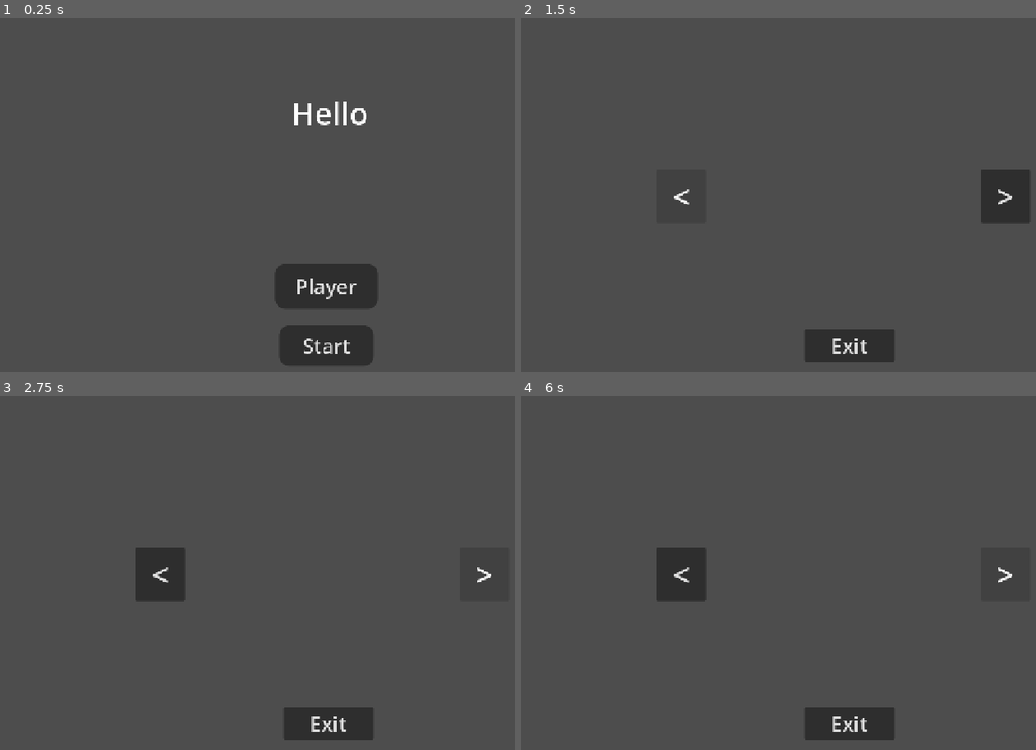
Above: before the commit, frames 1-4 (two rows, left to right).
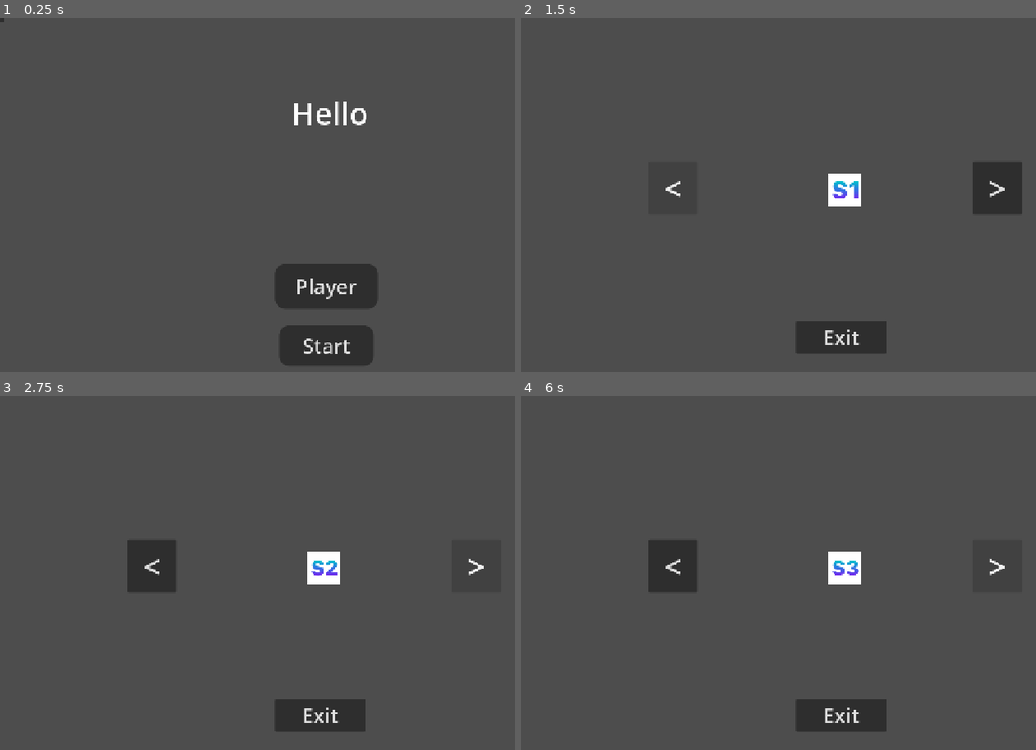
Above: after the commit, the same moments.

Repository: SebastianFiser/hc-haven-bounce-back
Game: Godot game, scene res://main_menu.tscn
The game is run twice, just before and just after one commit, with the same random seed, the same clock (stepped at 60 frames per second) and the same inputs.
Inputs:
- Up to frame 1 (0.25 s): no input
- Up to frame 2 (1.5 s): click "Player" at 0.5 s; click "<" at 1.25 s
- Up to frame 3 (2.75 s): click ">" at 2 s
- Up to frame 4 (6 s): click "<" at 2.75 s; click ">" at 3.5 s; click "<" at 4.25 s; click ">" at 5 s; tap Enter at 5.75 s

The runs differ from the first frame. In frame 1, less than 0.1% of the frame differs, in the area x 0-1%, y 0-2%; in frame 2, 2.8%, in the area x 28-99%, y 40-98%; in frame 3, 2.8%; in frame 4, 2.8%.

Commit message:
Menu

Diff:
--- a/PickPlayer.tscn
+++ b/PickPlayer.tscn
@@ -1,15 +1,19 @@
 [gd_scene format=3 uid="uid://ds0ojklrfanin"]
 
 [ext_resource type="Script" uid="uid://csl1p1llfox8" path="res://pick_player.gd" id="1_4fo2u"]
+[ext_resource type="Texture2D" uid="uid://cq75i2wff3j7s" path="res://Sprites/Untitled design-1.png" id="2_erie1"]
 
 [node name="PickPlayer" type="Node2D" unique_id=124473259]
+position = Vector2(24, 0)
 script = ExtResource("1_4fo2u")
 
 [node name="Buttons" type="Control" parent="." unique_id=404475655]
 layout_mode = 3
 anchors_preset = 0
-offset_right = 1280.0
-offset_bottom = 720.0
+offset_left = -40.0
+offset_top = -16.0
+offset_right = 1240.0
+offset_bottom = 704.0
 
 [node name="Left" type="Button" parent="Buttons" unique_id=352998542]
 layout_mode = 0
@@ -38,4 +42,16 @@
 theme_override_font_sizes/font_size = 40
 text = "Exit"
 
+[node name="Player" type="Control" parent="." unique_id=1455321706]
+layout_mode = 3
+anchors_preset = 0
+offset_right = 40.0
+offset_bottom = 40.0
+
+[node name="Sprite2D" type="Sprite2D" parent="Player" unique_id=791830611]
+position = Vector2(608, 336)
+texture = ExtResource("2_erie1")
+
+[connection signal="pressed" from="Buttons/Left" to="." method="_on_left_pressed"]
+[connection signal="pressed" from="Buttons/Right" to="." method="_on_right_pressed"]
 [connection signal="pressed" from="Buttons/Exit" to="." method="_on_exit_pressed"]
--- /dev/null
+++ b/Settings.tscn
@@ -0,0 +1,3 @@
+[gd_scene format=3 uid="uid://0riq5wi6bx3a"]
+
+[node name="Settings" type="Node2D" unique_id=1787514106]
--- a/main_menu.gd
+++ b/main_menu.gd
@@ -22,3 +22,7 @@
 func _on_player_pressed() -> void:
 	print("pressed player")
 	get_tree().change_scene_to_file("res://PickPlayer.tscn")
+
+
+func _on_settings_pressed() -> void:
+	get_tree().change_scene_to_file("res://Settings.tscn")
--- a/main_menu.tscn
+++ b/main_menu.tscn
@@ -22,6 +22,15 @@
 anchors_preset = 0
 offset_right = 1280.0
 offset_bottom = 720.0
+
+[node name="Label" type="Label" parent="Start" unique_id=2088382483]
+layout_mode = 0
+offset_left = 568.0
+offset_top = 144.0
+offset_right = 718.0
+offset_bottom = 227.0
+theme_override_font_sizes/font_size = 60
+text = "Hello"
 
 [node name="start" type="Button" parent="Start" unique_id=587290838]
 layout_mode = 1
@@ -49,14 +58,11 @@
 theme_override_styles/normal = SubResource("StyleBoxFlat_06t4h")
 text = "Player"
 
-[node name="Label" type="Label" parent="Start" unique_id=2088382483]
+[node name="settings" type="Button" parent="Start" unique_id=2104310099]
 layout_mode = 0
-offset_left = 568.0
-offset_top = 144.0
-offset_right = 718.0
-offset_bottom = 227.0
-theme_override_font_sizes/font_size = 60
-text = "Hello"
+offset_right = 8.0
+offset_bottom = 8.0
 
 [connection signal="pressed" from="Start/start" to="." method="_on_start_pressed"]
 [connection signal="pressed" from="Start/player" to="." method="_on_player_pressed"]
+[connection signal="pressed" from="Start/settings" to="." method="_on_settings_pressed"]
--- a/pick_player.gd
+++ b/pick_player.gd
@@ -1,15 +1,40 @@
 extends Node2D
-
+@onready var preview: Sprite2D = $Player/Sprite2D
+var texture_list = [
+	preload("res://Sprites/Untitled design-1.png"),
+	preload("res://Sprites/Untitled design-2.png"),
+	preload("res://Sprites/Untitled design-3.png"),
+	preload("res://Sprites/Untitled design-4.png"),
+	preload("res://Sprites/Untitled design-5.png")
+]
 
 # Called when the node enters the scene tree for the first time.
 func _ready() -> void:
-	pass # Replace with function body.
+	update_sprite()
 
 
 # Called every frame. 'delta' is the elapsed time since the previous frame.
 func _process(delta: float) -> void:
 	pass
 
+var sprite_selected = 0
+var sprite_count = 5
+func _on_left_pressed() -> void:
+	if sprite_selected > 0:
+		sprite_selected -= 1
+		print(sprite_selected)
+		update_sprite()
+
+func _on_right_pressed() -> void:
+	if sprite_selected < sprite_count - 1:
+		sprite_selected += 1
+		print(sprite_selected)
+		update_sprite()
+
+func update_sprite() -> void:
+	preview.texture = texture_list[sprite_selected]
+
+
 
 func _on_exit_pressed() -> void:
 	get_tree().change_scene_to_file("res://main_menu.tscn")
--- /dev/null
+++ b/sprite_2d.gd
@@ -0,0 +1,21 @@
+extends Sprite2D
+var texture_list = [
+	preload("res://Sprites/Untitled design-1.png"),
+	preload("res://Sprites/Untitled design-2.png"),
+	preload("res://Sprites/Untitled design-3.png"),
+	preload("res://Sprites/Untitled design-4.png"),
+	preload("res://Sprites/Untitled design-5.png")
+]
+
+# Called when the node enters the scene tree for the first time.
+func _ready() -> void:
+	var texture = get_parent().get_parent().sprite_selected
+
+
+# Called every frame. 'delta' is the elapsed time since the previous frame.
+func _process(delta: float) -> void:
+	pass
+
+
+func _on_debug_sprite_pressed() -> void:
+	print(texture)
Binary file added: Sprites/Untitled design-1.png
Not shown, added: Sprites/Untitled design-1.png.import
Binary file added: Sprites/Untitled design-2.png
Not shown, added: Sprites/Untitled design-2.png.import
Binary file added: Sprites/Untitled design-3.png
Not shown, added: Sprites/Untitled design-3.png.import
Binary file added: Sprites/Untitled design-4.png
Not shown, added: Sprites/Untitled design-4.png.import
Binary file added: Sprites/Untitled design-5.png
Not shown, added: Sprites/Untitled design-5.png.import
Binary file added: Sprites/Untitled design-6.png
Not shown, added: Sprites/Untitled design-6.png.import
(and 1 more such lines)
